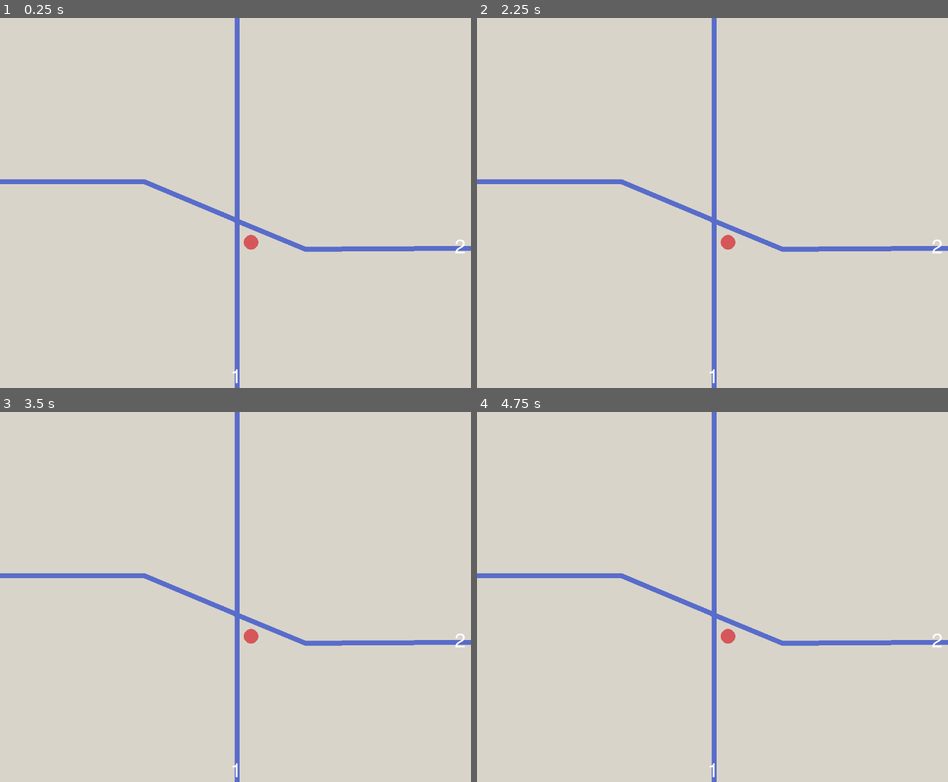
Above: before the commit, frames 1-4 (two rows, left to right).
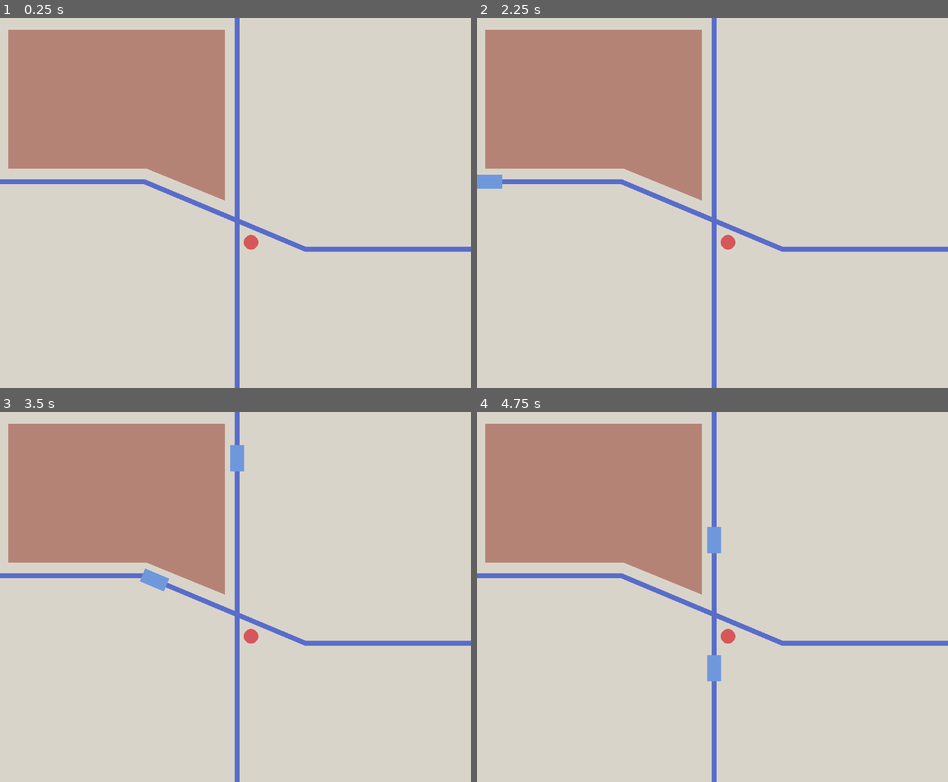
Above: after the commit, the same moments.

Repository: derukaeru/switchyard
Game: Godot game, scene res://src/scenes/main/main.tscn
Same seed, same stepped clock (60 frames per second), same inputs: the game is played once before the commit and once after it.
Inputs:
- Up to frame 1 (0.25 s): no input
- Up to frame 2 (2.25 s): tap Enter at 0.5, 2 s; hold Right 0.53-1.28 s; tap Alt at 0.6, 2.1 s; tap Space at 1.25 s; hold Down 1.28-2.03 s; tap Shift at 1.35 s; hold Right from 2.03 s (still down)
- Up to frame 3 (3.5 s): release Right at 2.78 s; hold Up from 2.78 s (still down); tap Shift at 2.85 s
- Up to frame 4 (4.75 s): release Up at 3.53 s; hold Left from 3.53 s (still down); tap Alt at 3.6 s; tap Shift at 4.35 s

The runs differ from the first frame. In frame 1, 18% of the frame differs, in the area x 1-100%, y 3-99%; in frame 2, 18%; in frame 3, 19%; in frame 4, 19%.
Error before the commit: Parse Error: Identifier "train_color" not declared in the current scope. (res://src/scenes/objects/train.gd:14)

Commit message:
feat: idk track arrows and stuff

Diff:
--- a/src/scenes/main/main.tscn
+++ b/src/scenes/main/main.tscn
@@ -6,21 +6,4 @@
 [node name="main" type="Node2D" unique_id=34602153]
 script = ExtResource("1_hsw67")
 
-[node name="background" type="Control" parent="." unique_id=219414908]
-layout_mode = 3
-anchors_preset = 0
-offset_left = -111.0
-offset_top = -60.0
-offset_right = 1229.0
-offset_bottom = 961.0
-
-[node name="ColorRect" type="ColorRect" parent="background" unique_id=1770555584]
-layout_mode = 1
-anchors_preset = 15
-anchor_right = 1.0
-anchor_bottom = 1.0
-grow_horizontal = 2
-grow_vertical = 2
-color = Color(0.85, 0.83115834, 0.79050004, 1)
-
 [node name="level_1" parent="." unique_id=504227865 instance=ExtResource("2_4rfip")]
--- a/src/scenes/maps/level_1.tscn
+++ b/src/scenes/maps/level_1.tscn
@@ -3,7 +3,6 @@
 [ext_resource type="Script" uid="uid://dyiitrgmhhcml" path="res://src/scenes/maps/level_1.gd" id="1_5qwrs"]
 [ext_resource type="PackedScene" uid="uid://cbe6816t855is" path="res://src/scenes/objects/train.tscn" id="1_pfttx"]
 [ext_resource type="Script" uid="uid://cuym172wt4qwo" path="res://src/scripts/components/rail.gd" id="2_5qwrs"]
-[ext_resource type="Script" uid="uid://bg601bgnlfut0" path="res://src/scripts/components/rail_label.gd" id="4_46tth"]
 [ext_resource type="PackedScene" uid="uid://ccarek0jljrpr" path="res://src/scenes/objects/switch.tscn" id="5_ju8f6"]
 [ext_resource type="Script" uid="uid://dp8ggqt5j2ynj" path="res://src/scripts/components/junction.gd" id="6_ju8f6"]
 
@@ -15,7 +14,7 @@
 
 [sub_resource type="Curve2D" id="Curve2D_h8pal"]
 _data = {
-"points": PackedVector2Array(0, 0, 0, 0, 580, 493, 0, 0, 0, 0, 580, 1025)
+"points": PackedVector2Array(0, 0, 0, 0, 580, 495, 0, 0, 0, 0, 580, 944)
 }
 point_count = 2
 
@@ -27,18 +26,61 @@
 
 [sub_resource type="Curve2D" id="Curve2D_ju8f6"]
 _data = {
-"points": PackedVector2Array(0, 0, 0, 0, 573, 493, 0, 0, 0, 0, 747, 565, 0, 0, 0, 0, 1279, 562)
+"points": PackedVector2Array(0, 0, 0, 0, 573, 492, 0, 0, 0, 0, 747, 565, 0, 0, 0, 0, 1208, 565)
 }
 point_count = 3
 
-[sub_resource type="LabelSettings" id="LabelSettings_vji7h"]
-font_size = 48
-
-[sub_resource type="LabelSettings" id="LabelSettings_va2ru"]
-font_size = 48
-
 [node name="level_1" type="Node2D" unique_id=504227865]
 script = ExtResource("1_5qwrs")
+
+[node name="background" type="Control" parent="." unique_id=2147276393]
+layout_mode = 3
+anchors_preset = 0
+offset_left = -111.0
+offset_top = -60.0
+offset_right = 1229.0
+offset_bottom = 961.0
+
+[node name="ColorRect" type="ColorRect" parent="background" unique_id=1221438005]
+layout_mode = 1
+anchors_preset = 15
+anchor_right = 1.0
+anchor_bottom = 1.0
+grow_horizontal = 2
+grow_vertical = 2
+color = Color(0.85, 0.83115834, 0.79050004, 1)
+
+[node name="design" type="Control" parent="." unique_id=1328348039]
+layout_mode = 3
+anchors_preset = 0
+offset_right = 40.0
+offset_bottom = 40.0
+mouse_filter = 2
+
+[node name="ColorRect" type="ColorRect" parent="design" unique_id=1001351147]
+layout_mode = 0
+offset_left = 20.0
+offset_top = 29.0
+offset_right = 550.0
+offset_bottom = 368.0
+color = Color(0.71, 0.51534164, 0.46149996, 1)
+
+[node name="ColorRect2" type="ColorRect" parent="design" unique_id=1461033340]
+layout_mode = 0
+offset_left = 333.0
+offset_top = 228.0
+offset_right = 626.6283
+offset_bottom = 348.0
+rotation = 0.38737202
+color = Color(0.71, 0.51534164, 0.46149996, 1)
+
+[node name="ColorRect3" type="ColorRect" parent="design" unique_id=1182069090]
+layout_mode = 0
+offset_left = 550.0
+offset_top = 221.99998
+offset_right = 608.0
+offset_bottom = 465.0
+color = Color(0.8509804, 0.83137256, 0.7921569, 1)
 
 [node name="tracks" type="Node2D" parent="." unique_id=755398829]
 
@@ -46,18 +88,19 @@
 curve = SubResource("Curve2D_m0mif")
 script = ExtResource("2_5qwrs")
 end_junction = NodePath("../Junction")
+active = null
 arrow_spacing = 40.0
 metadata/_custom_type_script = "uid://cuym172wt4qwo"
 
 [node name="train" parent="tracks/Rail" unique_id=1286344413 instance=ExtResource("1_pfttx")]
 position = Vector2(580, -447)
 rotation = 1.5707964
-speed = null
-destination = null
+destination = 2
 
 [node name="Rail3" type="Path2D" parent="tracks" unique_id=304619894]
 curve = SubResource("Curve2D_h8pal")
 script = ExtResource("2_5qwrs")
+active = null
 arrow_spacing = 40.0
 metadata/_custom_type_script = "uid://cuym172wt4qwo"
 
@@ -65,6 +108,7 @@
 curve = SubResource("Curve2D_5qwrs")
 script = ExtResource("2_5qwrs")
 end_junction = NodePath("../Junction")
+active = null
 arrow_spacing = 40.0
 id = 2
 metadata/_custom_type_script = "uid://cuym172wt4qwo"
@@ -72,11 +116,11 @@
 [node name="train" parent="tracks/Rail2" unique_id=86710733 instance=ExtResource("1_pfttx")]
 position = Vector2(-600, 400)
 speed = 280
-destination = null
 
 [node name="Rail4" type="Path2D" parent="tracks" unique_id=875992632]
 curve = SubResource("Curve2D_ju8f6")
 script = ExtResource("2_5qwrs")
+active = null
 arrow_spacing = 40.0
 id = 2
 metadata/_custom_type_script = "uid://cuym172wt4qwo"
@@ -94,30 +138,9 @@
 offset_bottom = 572.0
 junction = NodePath("../Junction")
 
-[node name="labels" type="Control" parent="." unique_id=302543939]
+[node name="markings" type="Control" parent="." unique_id=1504437887]
 layout_mode = 3
 anchors_preset = 0
-offset_right = 40.0
-offset_bottom = 40.0
-
-[node name="RailLabel" type="Label" parent="labels" unique_id=754733772]
-layout_mode = 0
-offset_left = 564.0
-offset_top = 855.0
-offset_right = 604.0
+offset_right = 1152.0
 offset_bottom = 904.0
-text = "1"
-label_settings = SubResource("LabelSettings_vji7h")
-script = ExtResource("4_46tth")
-metadata/_custom_type_script = "uid://bg601bgnlfut0"
-
-[node name="RailLabel2" type="Label" parent="labels" unique_id=1502186753]
-layout_mode = 0
-offset_left = 1112.0
-offset_top = 538.0
-offset_right = 1152.0
-offset_bottom = 587.0
-text = "2"
-label_settings = SubResource("LabelSettings_va2ru")
-script = ExtResource("4_46tth")
-metadata/_custom_type_script = "uid://bg601bgnlfut0"
+mouse_filter = 2
--- a/src/scenes/objects/train.gd
+++ b/src/scenes/objects/train.gd
@@ -11,7 +11,7 @@
 @export var looping: bool = false
 
 func _ready() -> void:
-	cab.color = train_color
+	cab.color = color
 	loop = looping
 
 func _process(delta: float) -> void:
@@ -33,4 +33,9 @@
 	progress = target - length
 
 func arrived() -> void:
+	if get_parent().id == destination:
+		print("correct")
+	else:
+		print("wrong")
+
 	set_process(false)
--- a/src/scenes/objects/train.tscn
+++ b/src/scenes/objects/train.tscn
@@ -3,6 +3,7 @@
 [ext_resource type="Script" uid="uid://dg8tn1qt6u7sp" path="res://src/scenes/objects/train.gd" id="1_3mrl3"]
 
 [node name="train" type="PathFollow2D" unique_id=1286344413]
+z_index = 1
 script = ExtResource("1_3mrl3")
 
 [node name="cab" type="ColorRect" parent="." unique_id=506455160]
--- a/src/scripts/components/junction.gd
+++ b/src/scripts/components/junction.gd
@@ -5,10 +5,22 @@
 @export var rails: Array[Rail] = []
 @export var rail_index: int = 0
 
+func _ready() -> void:
+	for rail in rails:
+		rail.active = false
+
+	rails[rail_index].active = true
+
 func switch_track() -> void:
 	if rails.size() < 2:
 		return
+
 	rail_index = (rail_index + 1) % rails.size()
+
+	for rail in rails:
+		rail.active = false
+	rails[rail_index].active = true
+
 	switched.emit(rail_index)
 
 func get_active_rail() -> Path2D:
--- a/src/scripts/components/rail.gd
+++ b/src/scripts/components/rail.gd
@@ -2,6 +2,7 @@
 class_name Rail extends Path2D
 
 @export var end_junction: Junction
+@export var active: bool = true
 
 @export var arrow_spacing: float = 120.0
 @export var arrow_size: float = 6.0
@@ -10,11 +11,13 @@
 @export var color: Color = Color(0.345, 0.423, 0.793, 1.0)
 
 @export var id: int = 1
+var head_size: int = 32
 
 func _ready() -> void:
 	add_child(line)
 	move_child(line, 0)
 
+	line.show_behind_parent = true
 	line.points = curve.get_baked_points()
 	line.width = 12
 	line.default_color = color
@@ -23,3 +26,27 @@
 	if end_junction == null:
 		return null
 	return end_junction.get_active_rail()
+
+func _draw() -> void:
+	if not active or end_junction: return
+
+	var points: PackedVector2Array = curve.get_baked_points()
+	@warning_ignore("integer_division")
+	for i in int(points.size() / 16) - 1:
+		var pos: int = ((i + 1) * 16)
+		var prev_pos: int = max(0, ((i + 1) * 16))
+
+		if pos < points.size():
+
+			var point: Vector2 = points[pos]
+			var prev_point: Vector2 = points[prev_pos]
+
+			var dir: Vector2 = prev_point.direction_to(point)
+			var left_wing = point + dir.rotated(2.5) * head_size
+			var right_wing = point + dir.rotated(-2.5) * head_size
+
+			var triangle_points = PackedVector2Array([point, left_wing, right_wing])
+			draw_polygon(triangle_points, PackedColorArray([Color()]))
+
+func _process(_delta: float) -> void:
+	queue_redraw()
Binary file added: src/assets/sprites/objects/arrow.png
Not shown, added: src/assets/sprites/objects/arrow.png.import
Not shown, added: src/scenes/main/main.tscn1294878566.tmp
